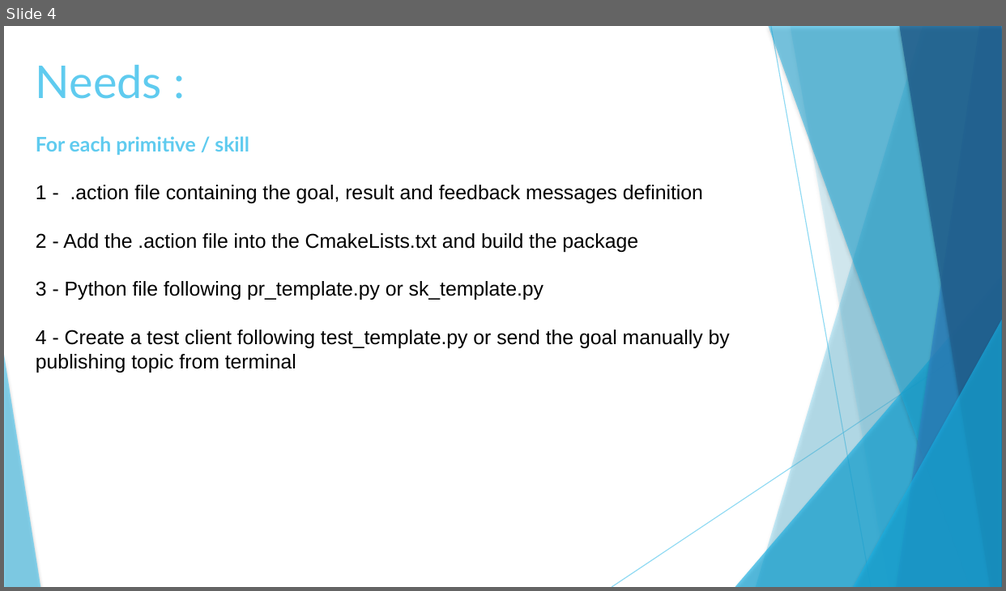
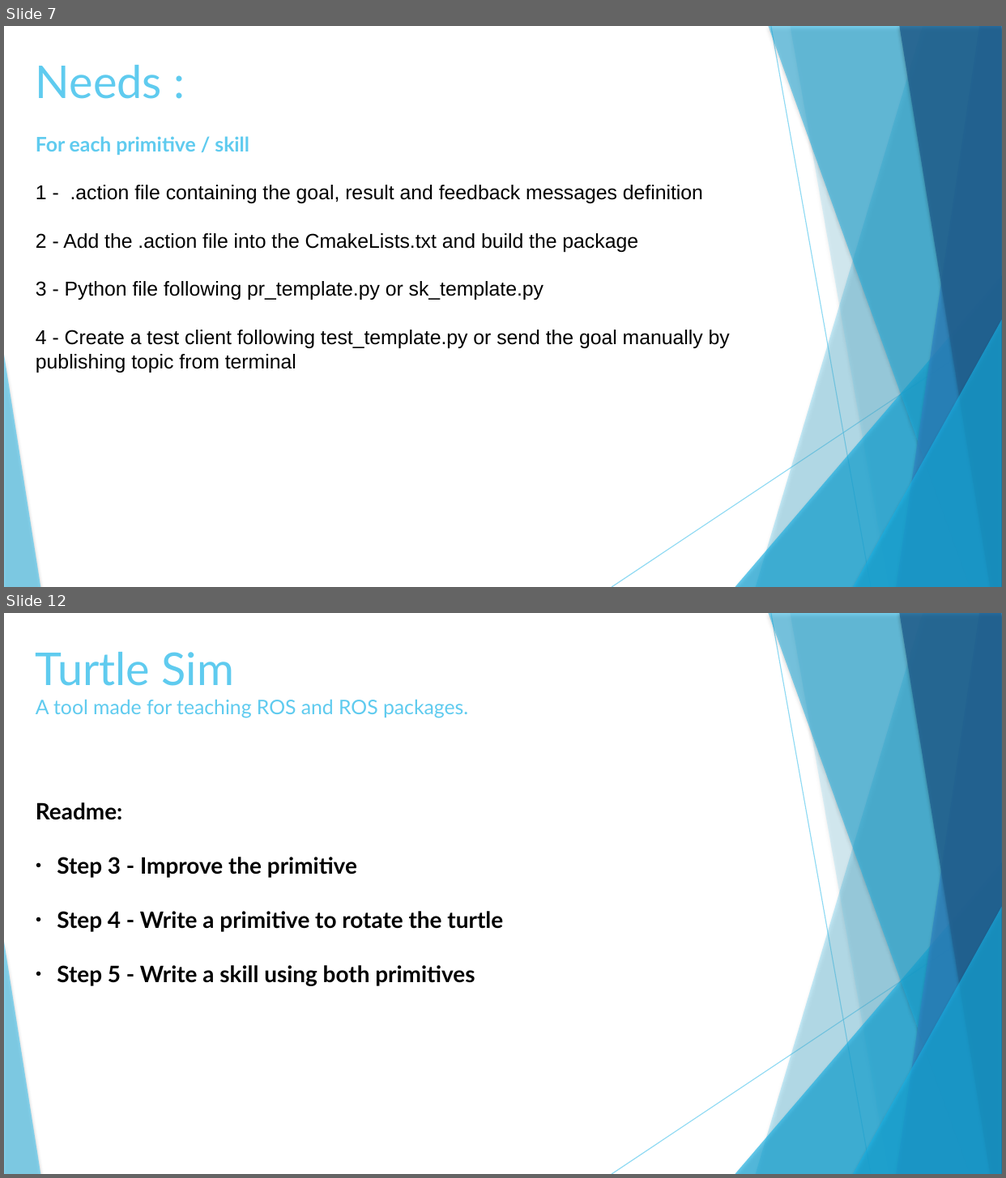
Before and after one commit to SirineBenAmor1/Acroba-project, a slide deck: docs/presentation.odp. Shown one above the other, each under a label of ours: slide 4 before the commit, slides 7 and 12 after it; the slides between them are not shown. The pictures are 1006x591 and 1006x1178 pixels, drawn with LibreOffice and Linux fonts; fonts in the diff are those of the drawing. Boxes give left, top, right and bottom in pixels: in the first picture for what was removed or moved away, otherwise in the second. Text is boxed around its words. In the diff, an @@ line names an element or a change of style, - is before the commit and + after.

```diff
--- a/docs/presentation.odp
+++ b/docs/presentation.odp
@@ slide 12 added at <box>4,613,1002,1174</box>, background #FFFFFF; not listed: 10 template elements that a slide beside it also shows @@
@@ text added at <box>36,652,503,986</box>, 18 pt, text #000000, bold @@
+Turtle Sim
+A tool made for teaching ROS and ROS packages.
+Readme:
+● Step 3 - Improve the primitive
+● Step 4 - Write a primitive to rotate the turtle
+● Step 5 - Write a skill using both primitives
@@ what was slide 4 is now slide 7 @@
```
Also in this commit, not shown: 2 slides changed, 4 other slides added.
